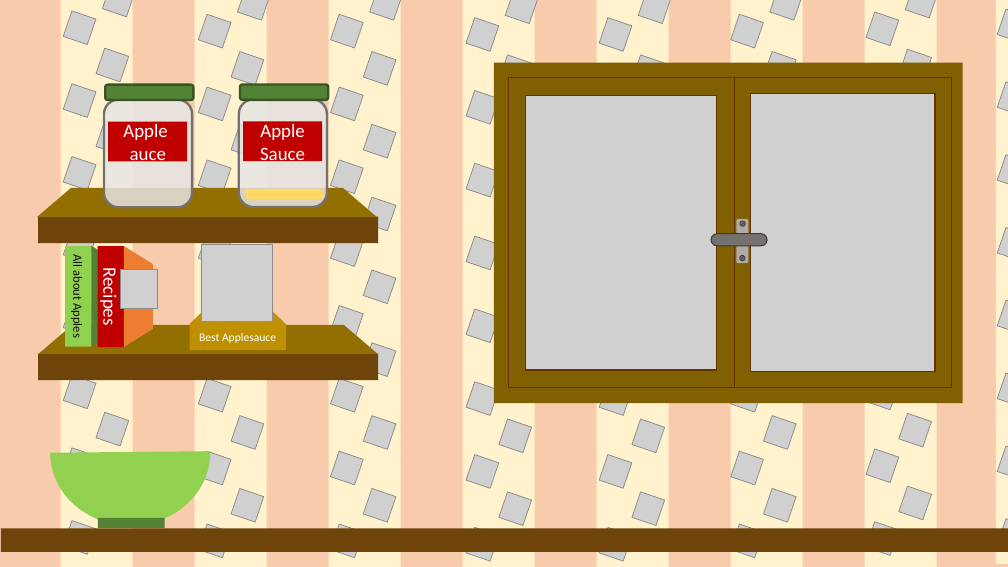
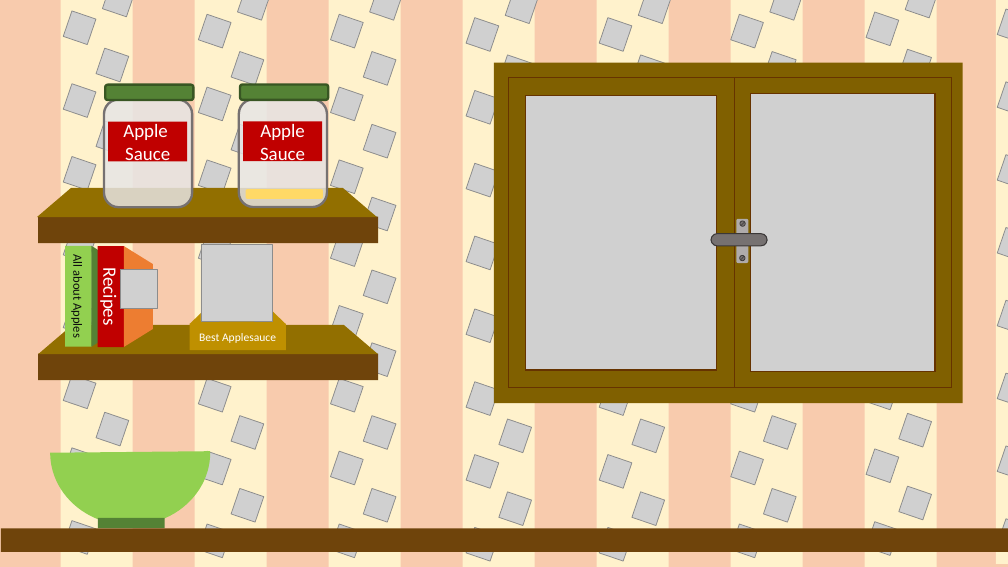
Before and after one commit to LuxiaAnon/Apple-Thieves, a slide deck: slide 2 of Illustrations/fond début 2 [Enregistrement automatique].pptm. Drawn at 1008x567 pixels with LibreOffice and Linux fonts; fonts in the diff are those of the drawing; grey boxes stand for pictures; background and template pictures are left out. Boxes give left, top, right and bottom in pixels: in the first picture for what was removed or moved away, otherwise in the second. Text is boxed around its words. In the diff, an @@ line names an element or a change of style, - is before the commit and + after.

```diff
--- a/Illustrations/fond début 2 [Enregistrement automatique].pptm
+++ b/Illustrations/fond début 2 [Enregistrement automatique].pptm
@@ text in rectangle at <box>125,147,170,165</box>: text changed @@
-auce
+Sauce
```
Also in this commit, not shown: 8 other files.
